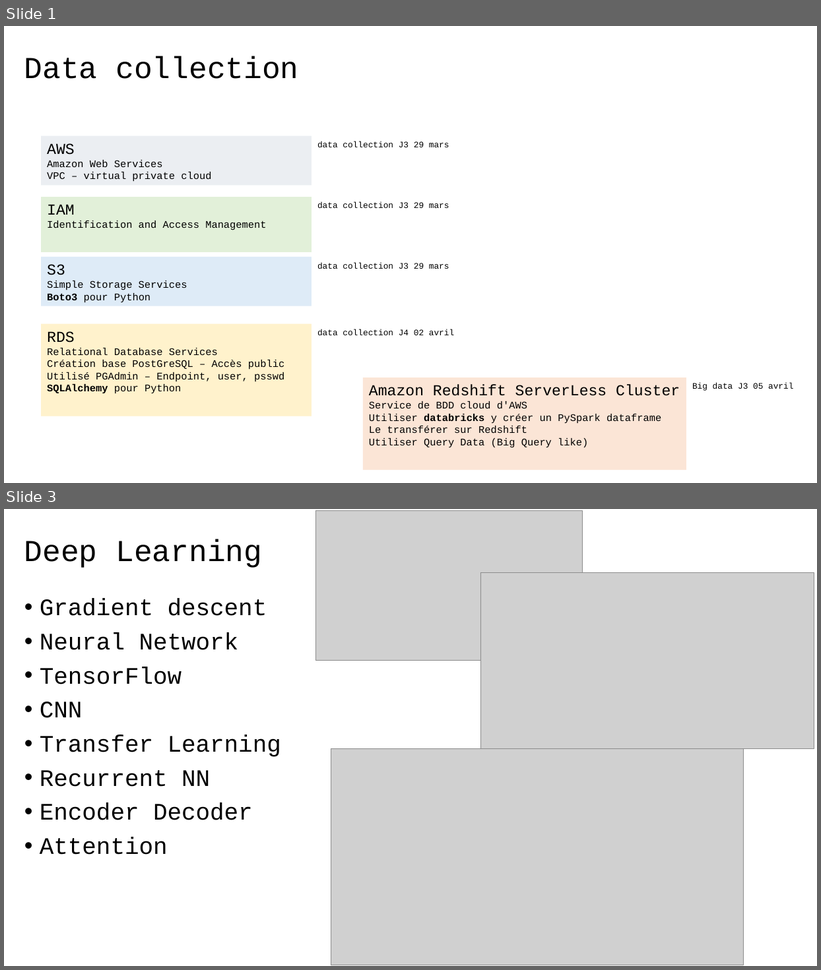
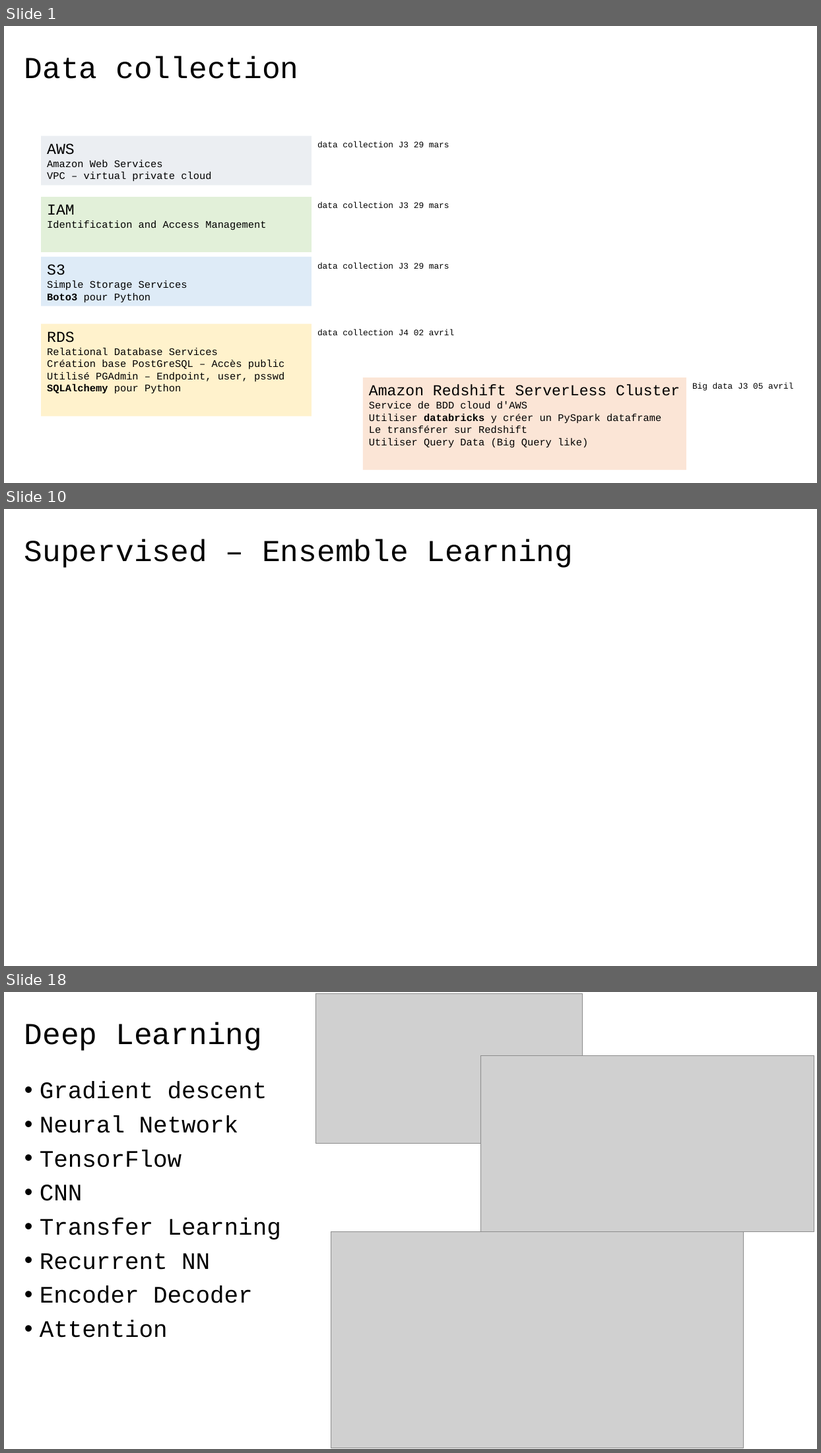
Before and after one commit to 40tude/fullstack_mars_2024, a slide deck: 12_assets/course_review.pptx. Shown one above the other, each under a label of ours: slides 1 and 3 before the commit, slides 1, 10 and 18 after it; the slides between them are not shown. The pictures are 821x970 and 821x1453 pixels, drawn with LibreOffice and Linux fonts; fonts in the diff are those of the drawing; grey boxes stand for pictures. Boxes give left, top, right and bottom in pixels: in the first picture for what was removed or moved away, otherwise in the second. Text is boxed around its words. In the diff, an @@ line names an element or a change of style, - is before the commit and + after.

```diff
--- a/12_assets/course_review.pptx
+++ b/12_assets/course_review.pptx
@@ slide 10 added at [4,509,817,966], background #FFFFFF @@
@@ title added at [24,539,574,568], 36 pt, text #000000 @@
+Supervised – Ensemble Learning
@@ what was slide 3 is now slide 18 @@
```
Also in this commit, not shown: 12 slides changed, 15 other slides added, 1 slide removed, 18 other files.
